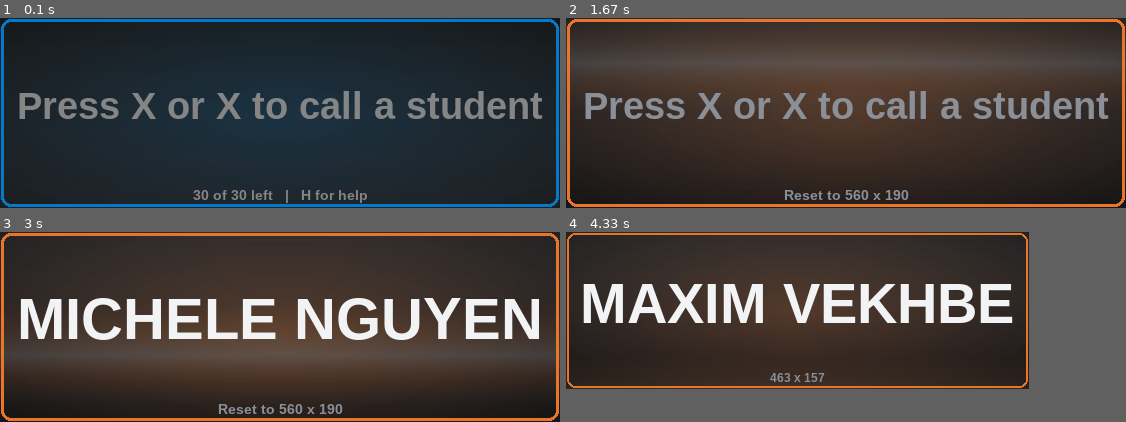
Above: before the commit, frames 1-4 (two rows, left to right).
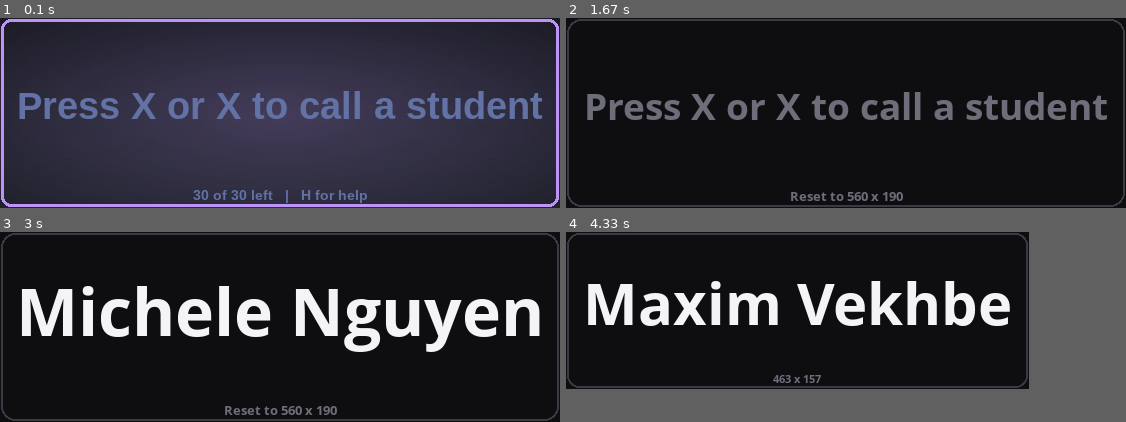
Above: after the commit, the same moments.

Repository: on3moy/pygame_student_picker
Game: pygame game, started from linux/mini_picker.py
Same seed, same stepped clock (60 frames per second), same inputs: the game is played once before the commit and once after it.
Inputs (mouse positions are in pixels of both pictures, inside the frame that each line leads up to):
- Up to frame 1 (0.1 s): no input
- Up to frame 2 (1.67 s): hold H 0.33-0.8 s; move the mouse to (823, 120) at 0.37 s; tap T at 0.83 s; tap 0 at 1.17 s
- Up to frame 3 (3 s): tap X at 2 s
- Up to frame 4 (4.33 s): move the mouse to (991, 309) at 3.07 s; tap X at 3.1, 3.4, 3.6, 3.9, 4.17 s; move the mouse to (1047, 311) at 3.57 s; tap - at 3.68, 4.25 s; move the mouse to (1002, 351) at 4.13 s

The runs differ from the first frame. In frame 1, 30% of the frame differs, in the area x 0-100%, y 0-100%; in frame 2, 89%; in frame 3, 87%; in frame 4, 64%.

Commit message:
Load the Linux roster from the pad's START button, not F
The slide remote maps Y to an 'f' key tap for full screen, and when the
picker had focus that 'f' opened the roster dialog instead. Drop the F
key on Linux; START (roster_button) and the H popup still open it.

Co-Authored-By: Claude Opus 5.5 <noreply@anthropic.com>

Diff:
--- a/linux/mini_config.json
+++ b/linux/mini_config.json
@@ -1,9 +1,9 @@
 {
-  "_comment": "Behavior settings for mini_picker.py. Looks live in themes/*.json. The picker rewrites this file when you rebind controller buttons (L), cycle the theme (T), move the window, or load a different roster (F).",
+  "_comment": "Behavior settings for mini_picker.py. Looks live in themes/*.json. The picker rewrites this file when you rebind controller buttons (L), cycle the theme (T), move the window, or load a different roster (START on the pad).",
   "students_file": "/home/on3moy/Documents/vscode/github/pygame_student_picker/students.txt",
   "_students_file": "Path to the roster .txt, one name per line. Relative paths resolve against this folder; absolute paths work too. The file is re-read about once a second while running, so edits land without a restart.",
-  "theme": "vscode",
-  "_theme": "Filename (without .json) of a theme in themes/. T on the keyboard or Y on the pad cycles through them.",
+  "theme": "dracula",
+  "_theme": "Filename (without .json) of a theme in themes/. T on the keyboard or theme_button on the pad cycles through them.",
   "controller": {
     "_comment": "Which pad button does what. In normal use you only need pick_button (NEXT) - the pool refills itself w …(721 unchanged characters)…
     "profile": "gamesir_cyclone2",
--- a/linux/mini_picker.py
+++ b/linux/mini_picker.py
@@ -34,7 +34,9 @@
                                       Esc cancels)
     H                                 pop up every control, in the current
                                       theme; picking one runs it
-    F                                 load a different roster .txt
+    START (MENU) on the pad           load a different roster .txt (no
+                                      keyboard key: the slide remote types
+                                      "f" for full screen; H can run it too)
     + / - / 0                         grow / shrink / reset the size
     Esc / window close                quit
 
@@ -1381,7 +1383,8 @@
             ("F9", "Next student, from any window", on_pick),
             ("L", "Map controller buttons", start_mapping),
             ("S  /  ESC  (while mapping)", "Skip a button / cancel", None),
-            (with_pad("F", "roster_button"), "Load roster", open_roster_dialog),
+            (f"PAD {button_label(cfg['controller'].get('roster_button'))}", "Load roster",
+             open_roster_dialog),
             ("+  or  CTRL + WHEEL UP", "Grow the window",
              lambda: zoom(RESIZE_STEP)),
             ("-  or  CTRL + WHEEL DOWN", "Shrink the window",
@@ -1538,8 +1541,6 @@
                     reset_size()
                 elif event.key == pygame.K_h:
                     open_help()
-                elif event.key == pygame.K_f:
-                    open_roster_dialog()
 
             elif event.type == ROSTER_CHOSEN:
                 choosing_file = False
@@ -1612,7 +1613,7 @@
             border_color = colors["border_flash"]
 
         # Footer: transient message wins, then a hint, then the counter.
-        hint = "" if all_students else "Press F to load a roster"
+        hint = "" if all_students else "Press START to load a roster"
         footer_text = ""
         if message and now < message_until:
             footer_text = message
Not shown, changed: README.md
